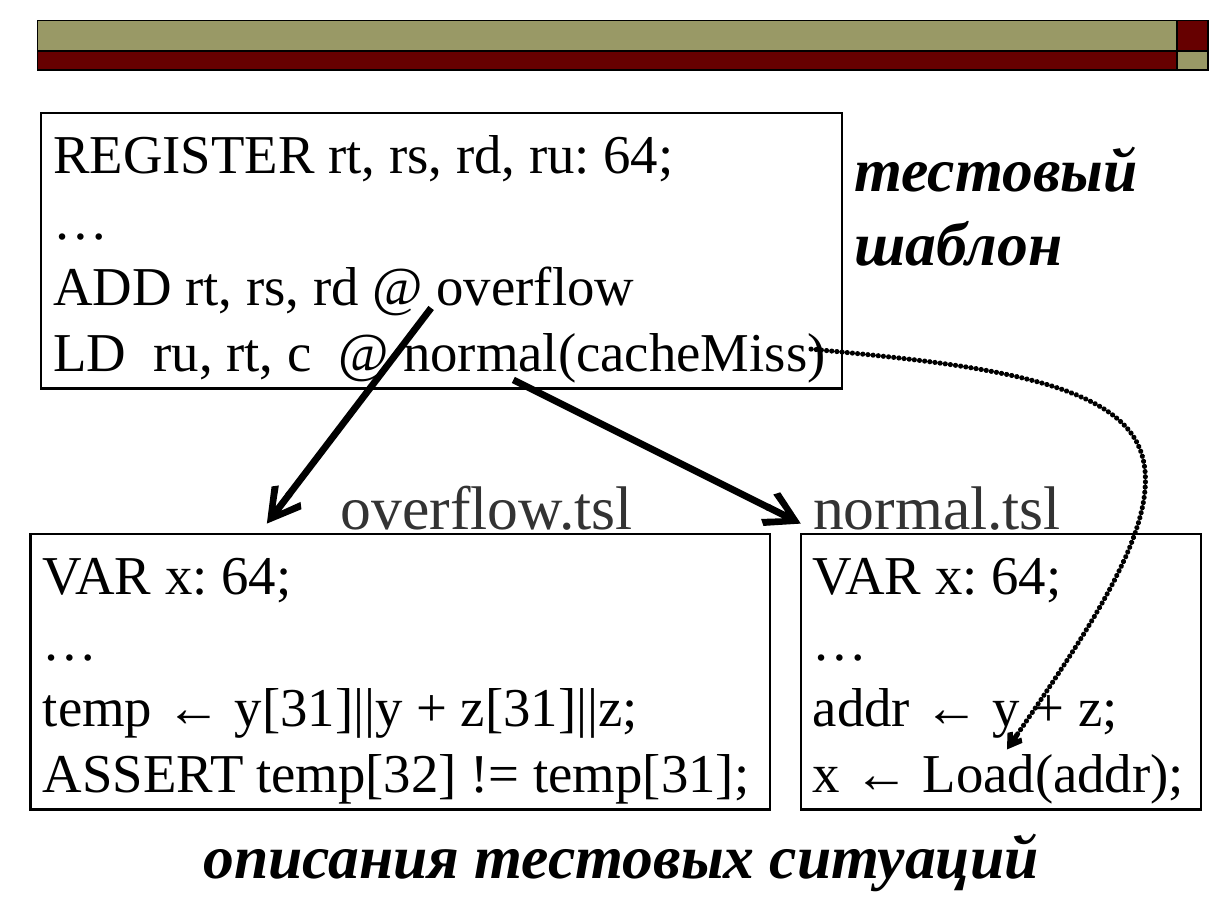
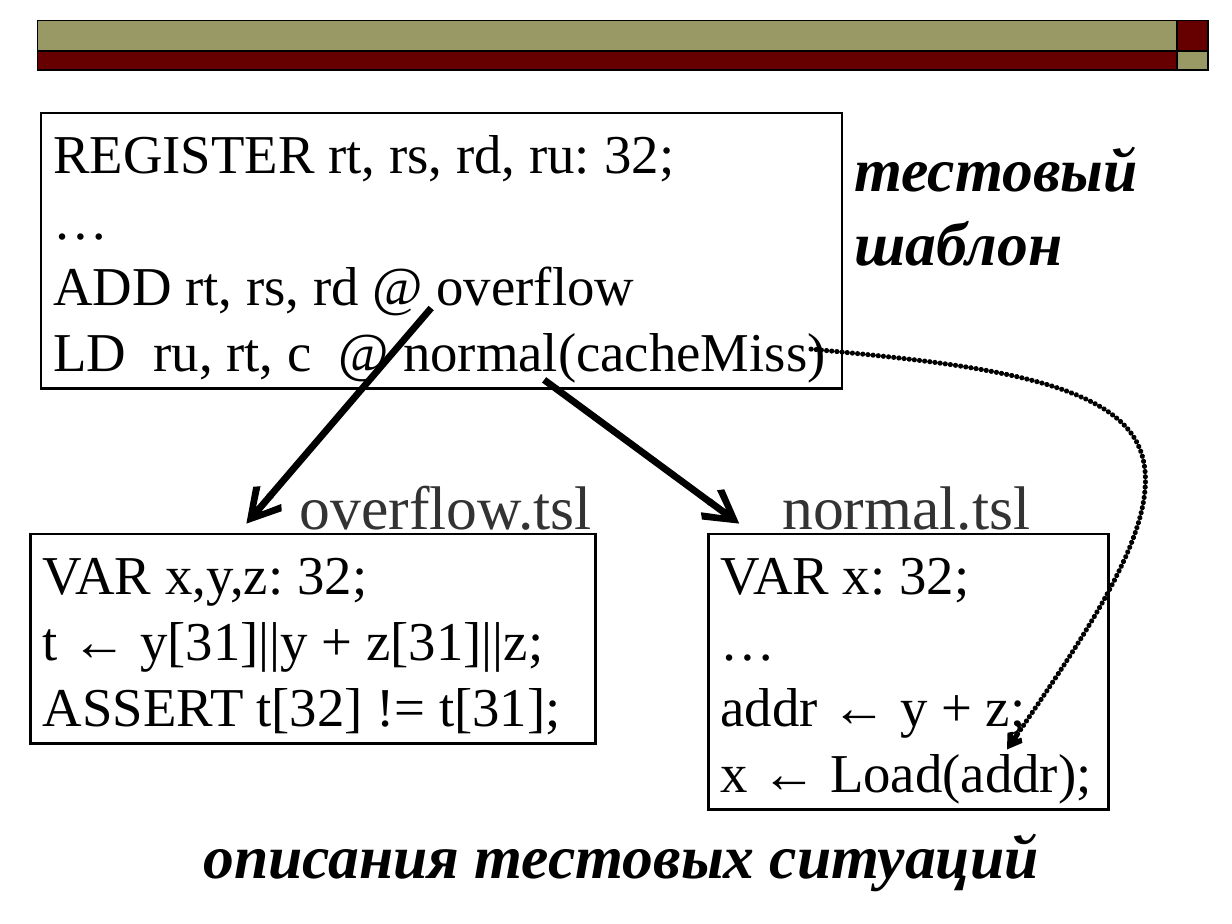
Before and after one commit to kornevgen/tesla-project, a slide deck: slide 4 of papers/Lomonosov-2009/kornevgen-slides.ppt (slide 3 before the commit). Drawn at 1232x924 pixels with LibreOffice and Linux fonts; fonts in the diff are those of the drawing. Boxes give left, top, right and bottom in pixels: in the first picture for what was removed or moved away, otherwise in the second. Text is boxed around its words. In the diff, an @@ line names an element or a change of style, - is before the commit and + after.

```diff
--- a/papers/Lomonosov-2009/kornevgen-slides.ppt
+++ b/papers/Lomonosov-2009/kornevgen-slides.ppt
@@ text in rectangle at box(53, 135, 826, 381): text changed @@
-REGISTER rt, rs, rd, ru: 64;
-…
-ADD rt, rs, rd @ overflow
-LD ru, rt, c @ normal(cacheMiss)
+REGISTER rt, rs, rd, ru: 32;
+…
+ADD rt, rs, rd @ overflow
+LD ru, rt, c @ normal(cacheMiss)
@@ arrow moved from (431, 308) - (267, 524) to (431, 308) - (246, 524) @@
@@ arrow moved from (514, 379) - (801, 524) to (545, 379) - (739, 524) @@
@@ text "overflow.tsl": place and size @@
-text "overflow.tsl" at box(341, 485, 633, 535)
+text "overflow.tsl" at box(300, 485, 592, 535)
@@ text "normal.tsl": place and size @@
-text "normal.tsl" at box(813, 486, 1061, 535)
+text "normal.tsl" at box(782, 486, 1030, 535)
@@ rectangle "VAR x,y,z: 32; t ← ...": place and size @@
-rectangle "VAR x,y,z: 32; t ← ..." at box(31, 533, 770, 809)
+rectangle "VAR x,y,z: 32; t ← ..." at box(31, 533, 595, 743)
@@ rectangle "VAR x: 32; … addr ...": place and size @@
-rectangle "VAR x: 32; … addr ..." at box(801, 533, 1201, 809)
+rectangle "VAR x: 32; … addr ..." at box(708, 533, 1109, 809)
@@ text in rectangle at box(43, 557, 561, 735): text changed @@
-VAR x: 64;
-…
-temp ← y[31]||y + z[31]||z;
-ASSERT temp[32] != temp[31];
+VAR x,y,z: 32;
+t ← y[31]||y + z[31]||z;
+ASSERT t[32] != t[31];
@@ text in rectangle at box(721, 557, 1091, 802): text changed @@
-VAR x: 64;
-…
-addr ← y + z;
-x ← Load(addr);
+VAR x: 32;
+…
+addr ← y + z;
+x ← Load(addr);
```
Also in this commit, not shown: 2 slides added, 1 slide removed, 3 other files.
